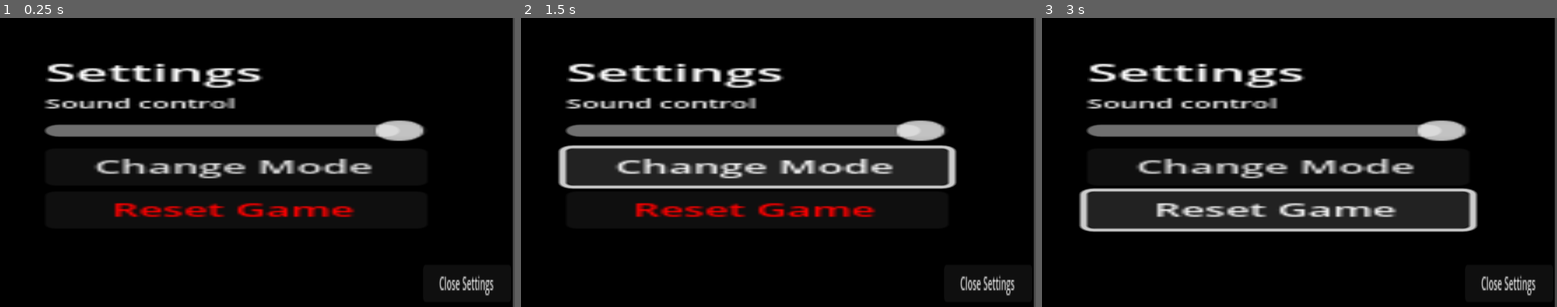
Above: before the commit, frames 1-3 (left to right).
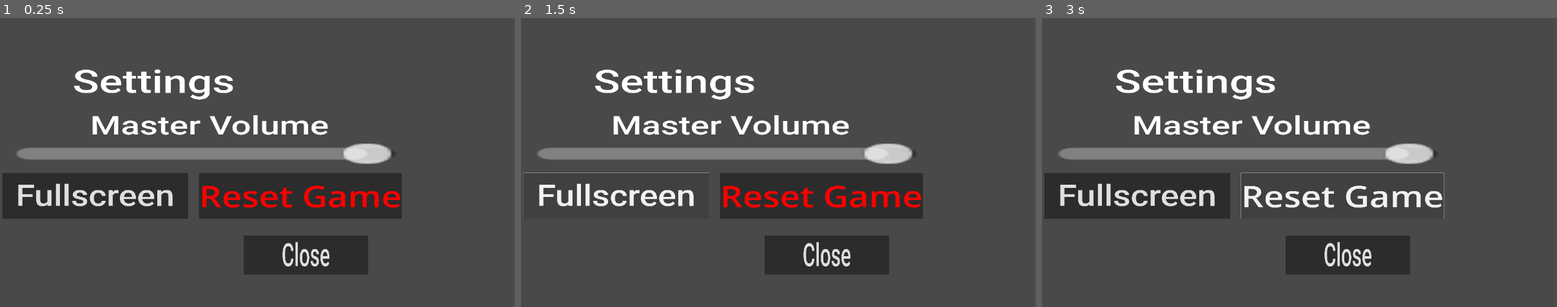
Above: after the commit, the same moments.

Repository: Lueegee1/Skr-t-Kast-Spil
Game: Godot game, scene res://main/settings.tscn
The game is run twice, just before and just after one commit, with the same random seed, the same clock (stepped at 60 frames per second) and the same inputs. This scene is started directly instead of the project's main scene.
Inputs:
- Up to frame 1 (0.25 s): no input
- Up to frame 2 (1.5 s): click "Change Mode" (after the commit: "Fullscreen") at 0.5 s; click "Change Mode" (after the commit: "Fullscreen") at 1.25 s
- Up to frame 3 (3 s): click "Change Mode" (after the commit: "Fullscreen") at 2 s; click "Reset Game" at 2.75 s

The runs differ from the first frame. In frame 1, 98% of the frame differs, in the area x 0-100%, y 0-100%; in frame 2, 96%; in frame 3, 96%.
Error in both runs: Invalid access to property or key 'launch_angle' on a base object of type 'Nil'. (res://main/Global.gd:58)

Commit message:
cool settings menu

Diff:
--- a/main/settings.tscn
+++ b/main/settings.tscn
@@ -1,10 +1,12 @@
-[gd_scene load_steps=3 format=3 uid="uid://bin3mowce36fg"]
+[gd_scene load_steps=4 format=3 uid="uid://bin3mowce36fg"]
 
 [ext_resource type="Script" uid="uid://cexs2dyu52qie" path="res://main/SettingsMenu.gd" id="1_x2hje"]
+[ext_resource type="FontFile" uid="uid://cgxmv30mbmmao" path="res://Assets/Roboto-Medium.ttf" id="2_txqa6"]
 
 [sub_resource type="StyleBoxFlat" id="StyleBoxFlat_x2hje"]
 
 [node name="Settings" type="Control"]
+z_index = -100
 layout_mode = 3
 anchors_preset = 15
 anchor_right = 1.0
@@ -16,7 +18,7 @@
 [node name="CanvasLayer" type="CanvasLayer" parent="."]
 
 [node name="Panel" type="Panel" parent="CanvasLayer"]
-self_modulate = Color(0, 0, 0, 1)
+self_modulate = Color(0.47788018, 0.47788012, 0.47788012, 1)
 z_index = 4096
 offset_right = 40.0
 offset_bottom = 40.0
@@ -24,53 +26,69 @@
 theme_override_styles/panel = SubResource("StyleBoxFlat_x2hje")
 
 [node name="VBoxContainer" type="Node2D" parent="CanvasLayer/Panel"]
-position = Vector2(3.5222669, 5.0993233)
+position = Vector2(1.011344, 8.478392)
 scale = Vector2(0.27363577, 0.20435932)
 
 [node name="Title" type="RichTextLabel" parent="CanvasLayer/Panel/VBoxContainer"]
-offset_right = 109.0
-offset_bottom = 23.0
+offset_left = 17.332727
+offset_top = -10.8228655
+offset_right = 1276.5045
+offset_bottom = 367.97766
+scale = Vector2(0.05, 0.08607606)
+theme_override_fonts/normal_font = ExtResource("2_txqa6")
+theme_override_font_sizes/normal_font_size = 250
 bbcode_enabled = true
 text = "Settings"
 
-[node name="Sound_Title" type="Label" parent="CanvasLayer/Panel/VBoxContainer"]
-offset_top = 27.0
-offset_right = 109.0
-offset_bottom = 39.0
-theme_override_font_sizes/font_size = 8
-text = "Sound control"
+[node name="Master Vol" type="RichTextLabel" parent="CanvasLayer/Panel/VBoxContainer"]
+offset_left = 21.920805
+offset_top = 21.345108
+offset_right = 2101.8481
+offset_bottom = 400.14563
+scale = Vector2(0.05, 0.08607606)
+theme_override_fonts/normal_font = ExtResource("2_txqa6")
+theme_override_font_sizes/normal_font_size = 200
+bbcode_enabled = true
+text = "Master Volume"
 
 [node name="Sound" type="HSlider" parent="CanvasLayer/Panel/VBoxContainer"]
-offset_top = 43.0
-offset_right = 109.0
-offset_bottom = 59.0
+offset_left = 1.0195723
+offset_top = 35.775593
+offset_right = 109.09424
+offset_bottom = 65.237854
 min_value = -60.0
 max_value = 0.0
 
 [node name="ScreenMode" type="Button" parent="CanvasLayer/Panel/VBoxContainer"]
+offset_left = -2.548931
 offset_top = 63.0
-offset_right = 109.0
-offset_bottom = 88.0
-theme_override_font_sizes/font_size = 12
-text = "Change Mode"
+offset_right = 2156.3955
+offset_bottom = 678.96436
+scale = Vector2(0.02451073, 0.05)
+theme_override_fonts/font = ExtResource("2_txqa6")
+theme_override_font_sizes/font_size = 400
+text = "Fullscreen"
 
 [node name="Button" type="Button" parent="CanvasLayer/Panel/VBoxContainer"]
-offset_top = 92.0
-offset_right = 109.0
-offset_bottom = 117.0
+offset_left = 53.400097
+offset_top = 63.13342
+offset_right = 2369.4001
+offset_bottom = 679.0974
+scale = Vector2(0.025, 0.05)
 theme_override_colors/font_color = Color(1, 0, 0, 1)
-theme_override_font_sizes/font_size = 12
+theme_override_font_sizes/font_size = 400
 text = "Reset Game"
 
 [node name="Button" type="Button" parent="CanvasLayer/Panel"]
 layout_mode = 0
-offset_left = 32.642
-offset_top = 33.85213
-offset_right = 141.642
-offset_bottom = 55.85213
-scale = Vector2(0.063160434, 0.23292185)
-theme_override_font_sizes/font_size = 10
-text = "Close Settings"
+offset_left = 19.076042
+offset_top = 30.473064
+offset_right = 1322.076
+offset_bottom = 273.47305
+scale = Vector2(0.0074575637, 0.02203738)
+theme_override_fonts/font = ExtResource("2_txqa6")
+theme_override_font_sizes/font_size = 200
+text = "Close"
 
 [connection signal="value_changed" from="CanvasLayer/Panel/VBoxContainer/Sound" to="." method="_on_sound_value_changed"]
 [connection signal="pressed" from="CanvasLayer/Panel/VBoxContainer/ScreenMode" to="." method="_on_screen_mode_pressed"]
